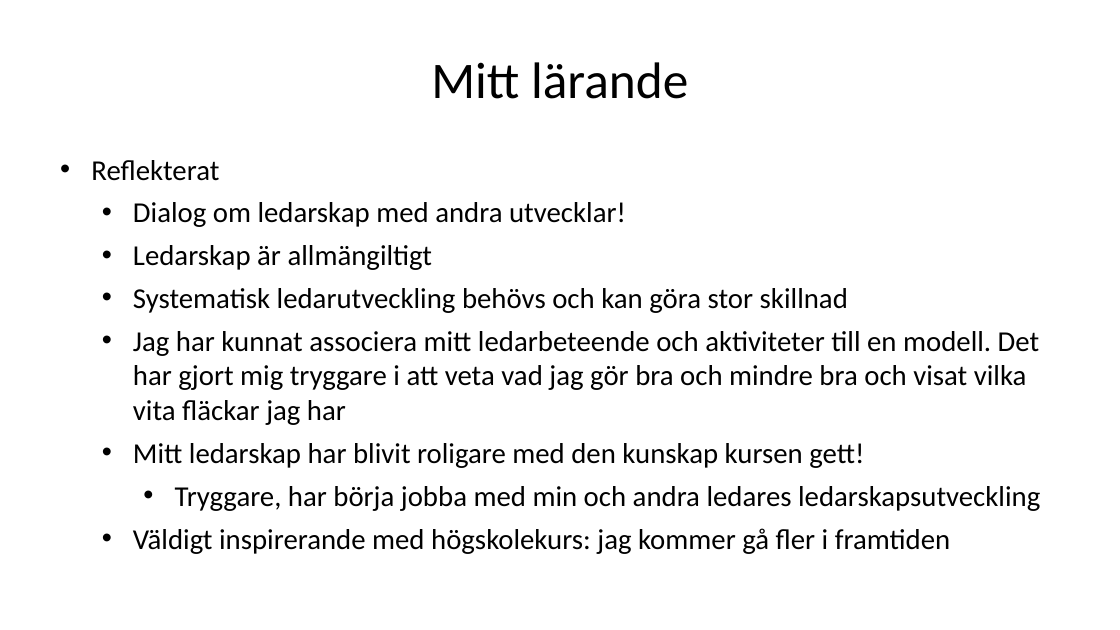
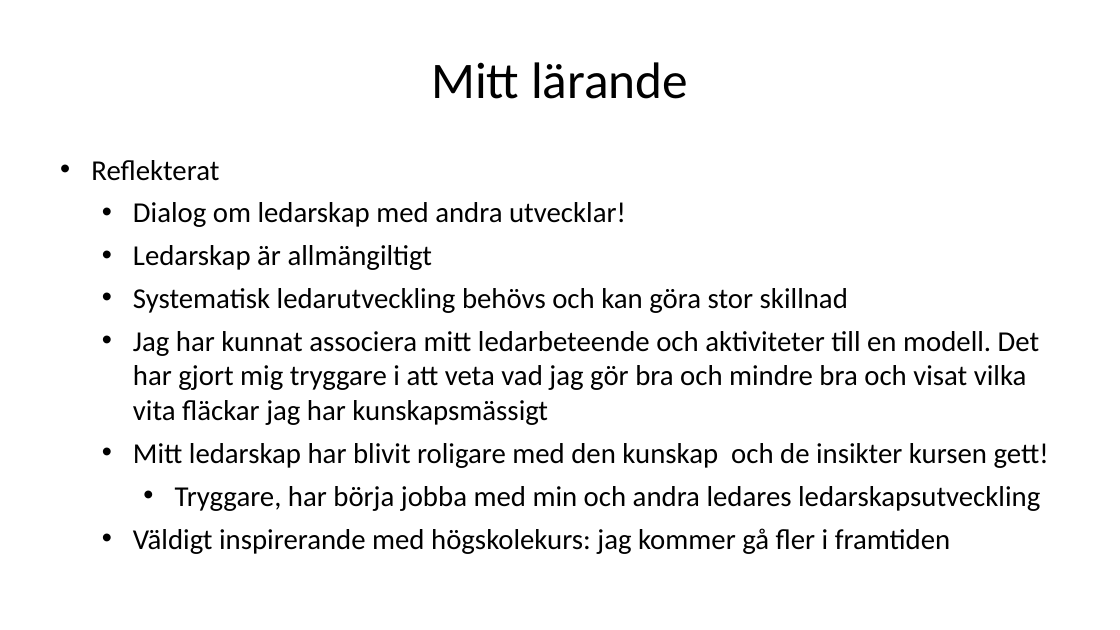
Before and after one commit to lurra/lean, a slide deck: slide 3 of examination/perh-ledar-A3.pptx. Drawn at 1120x630 pixels with LibreOffice and Linux fonts; fonts in the diff are those of the drawing. Boxes give left, top, right and bottom in pixels: in the first picture for what was removed or moved away, otherwise in the second. Text is boxed around its words. In the diff, an @@ line names an element or a change of style, - is before the commit and + after.

Commit message:
Tillägg till 1:a mail till Andreas av examinationsuppgiften

```diff
--- a/examination/perh-ledar-A3.pptx
+++ b/examination/perh-ledar-A3.pptx
@@ text at [133,331,1049,468]: text changed @@
-  • Jag har kunnat associera mitt ledarbeteende och aktiviteter till en modell. Det har gjort mig tryggare i att veta vad jag gör bra och mindre bra och visat vilka vita fläckar jag har
-  • Mitt ledarskap har blivit roligare med den kunskap kursen gett!
+  • Jag har kunnat associera mitt ledarbeteende och aktiviteter till en modell. Det har gjort mig tryggare i att veta vad jag gör bra och mindre bra och visat vilka vita fläckar jag har kunskapsmässigt
+  • Mitt ledarskap har blivit roligare med den kunskap och de insikter kursen gett!
```
Also in this commit, not shown: 3 other slides changed, 1 other file.
